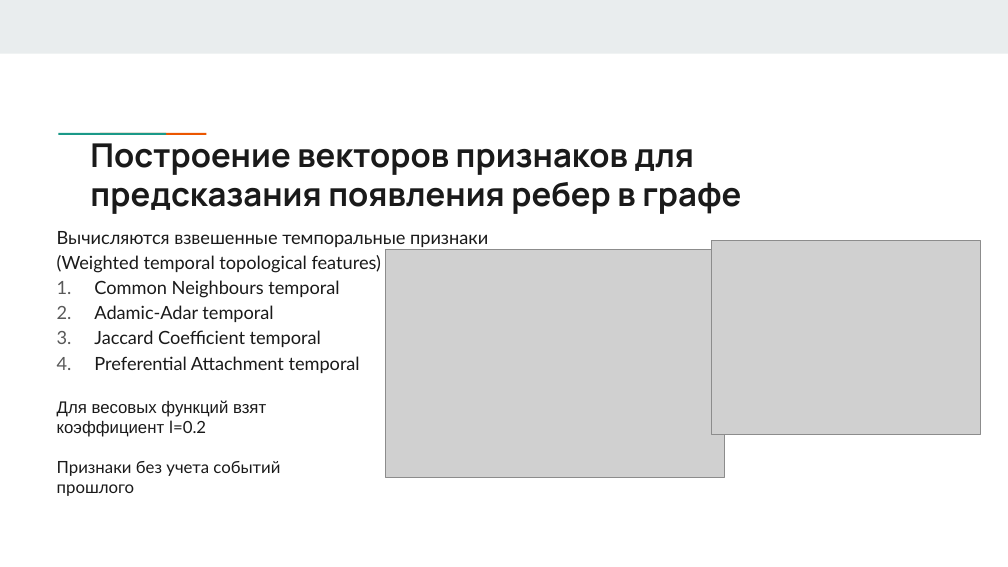
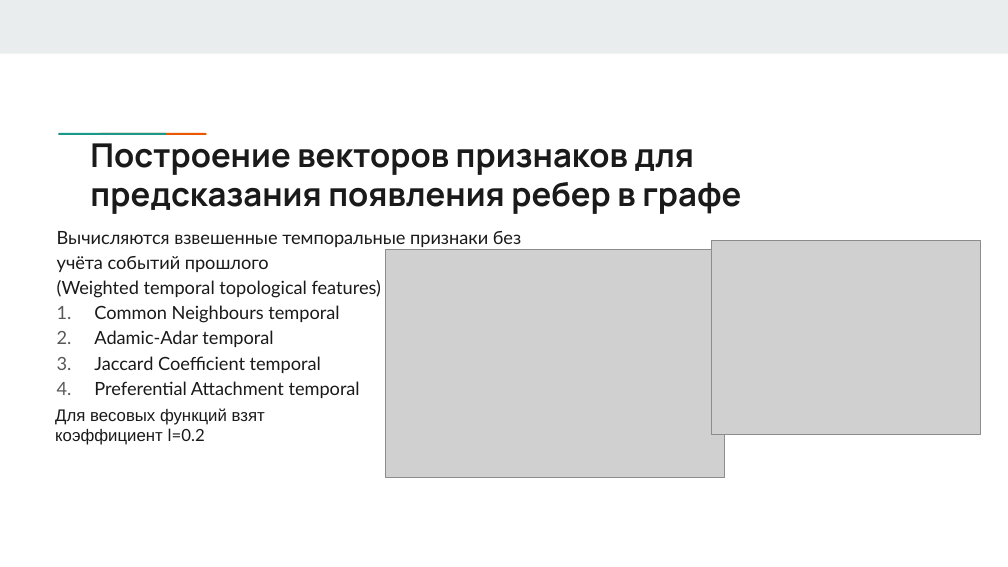
Before and after one commit to answerIII/GraphTheory2022-2023, a slide deck: slide 17 of notes/Team17.pptx. Drawn at 1008x567 pixels with LibreOffice and Linux fonts; fonts in the diff are those of the drawing; grey boxes stand for pictures. Boxes give left, top, right and bottom in pixels: in the first picture for what was removed or moved away, otherwise in the second. Text is boxed around its words. In the diff, an @@ line names an element or a change of style, - is before the commit and + after.

```diff
--- a/notes/Team17.pptx
+++ b/notes/Team17.pptx
@@ text at bbox=[57, 231, 521, 272]: text changed @@
-Вычисляются взвешенные темпоральные признаки
+Вычисляются взвешенные темпоральные признаки без учёта событий прошлого
@@ text at bbox=[55, 408, 265, 445]: text changed; font Lato to Arial @@
-Для весовых функций взят коэффициент l=0.2
-Признаки без учета событий прошлого
+Для весовых функций взят коэффициент l=0.2
```
Also in this commit, not shown: 5 other slides changed, 3 slides added, 29 other files.
